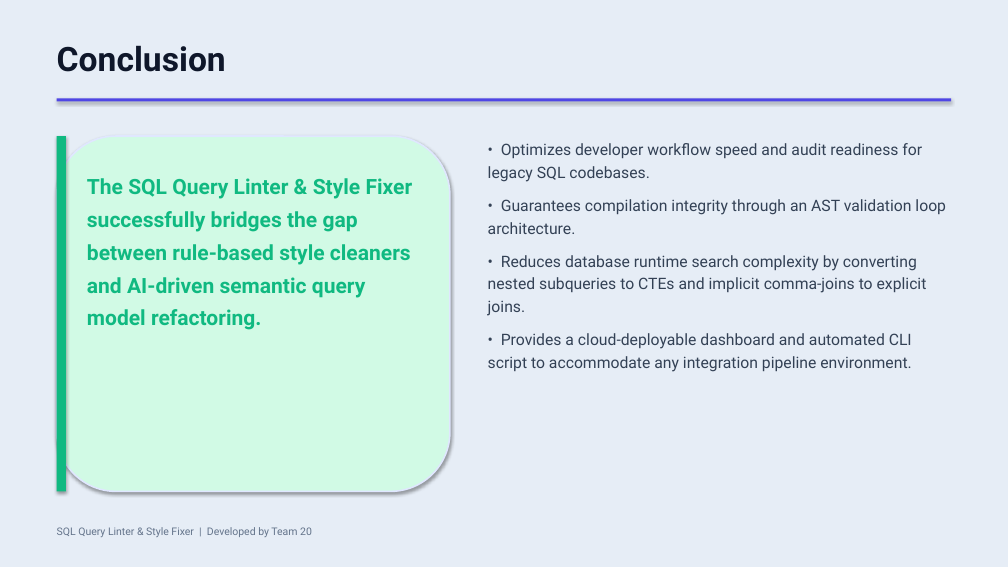
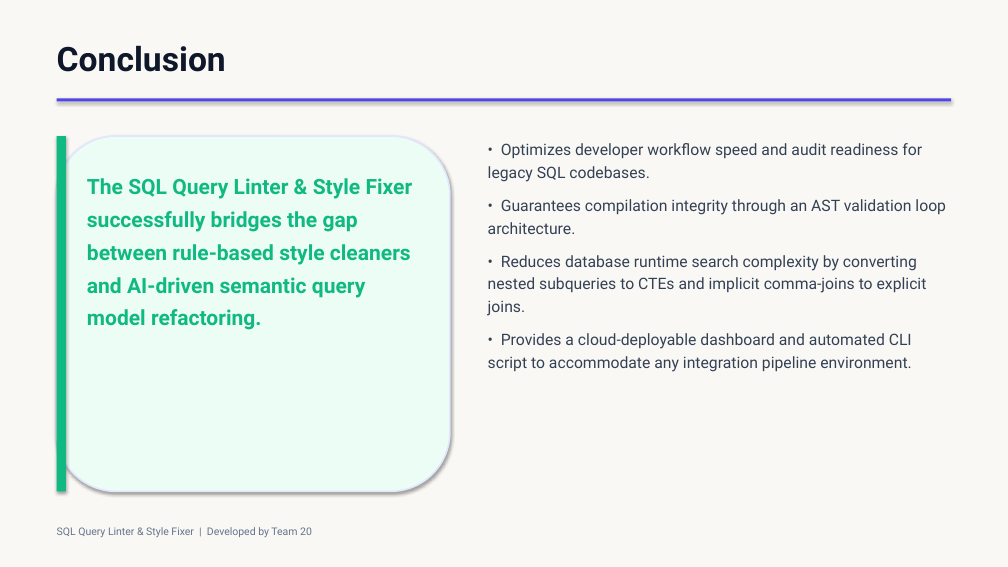
Before and after one commit to bharathpyla/sql-query-linter-style-fixer, a slide deck: slide 8 of Presentation.pptx. Drawn at 1008x567 pixels with LibreOffice and Linux fonts; fonts in the diff are those of the drawing. Boxes give left, top, right and bottom in pixels: in the first picture for what was removed or moved away, otherwise in the second. Text is boxed around its words. In the diff, an @@ line names an element or a change of style, - is before the commit and + after.

Commit message:
Update presentation Presentation.pptx with modern corporate Indigo & Cream theme

```diff
--- a/Presentation.pptx
+++ b/Presentation.pptx
@@ background #E6EDF6 to #FAF8F5 @@
@@ rounded rectangle at <box>57,136,450,492</box>: fill #D1FAE5 to #ECFDF5 @@
```
Also in this commit, not shown: 7 other slides changed.
